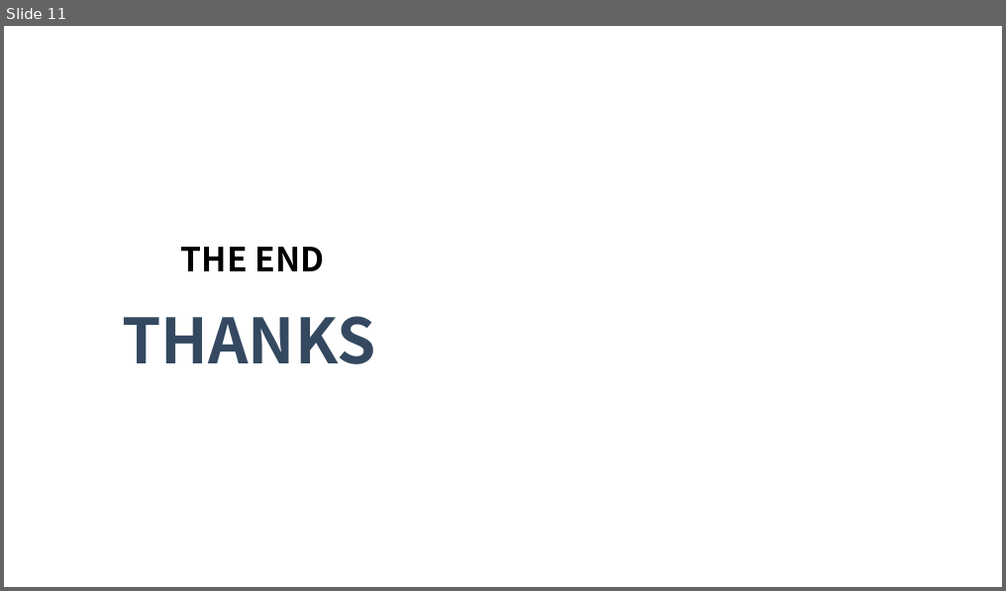
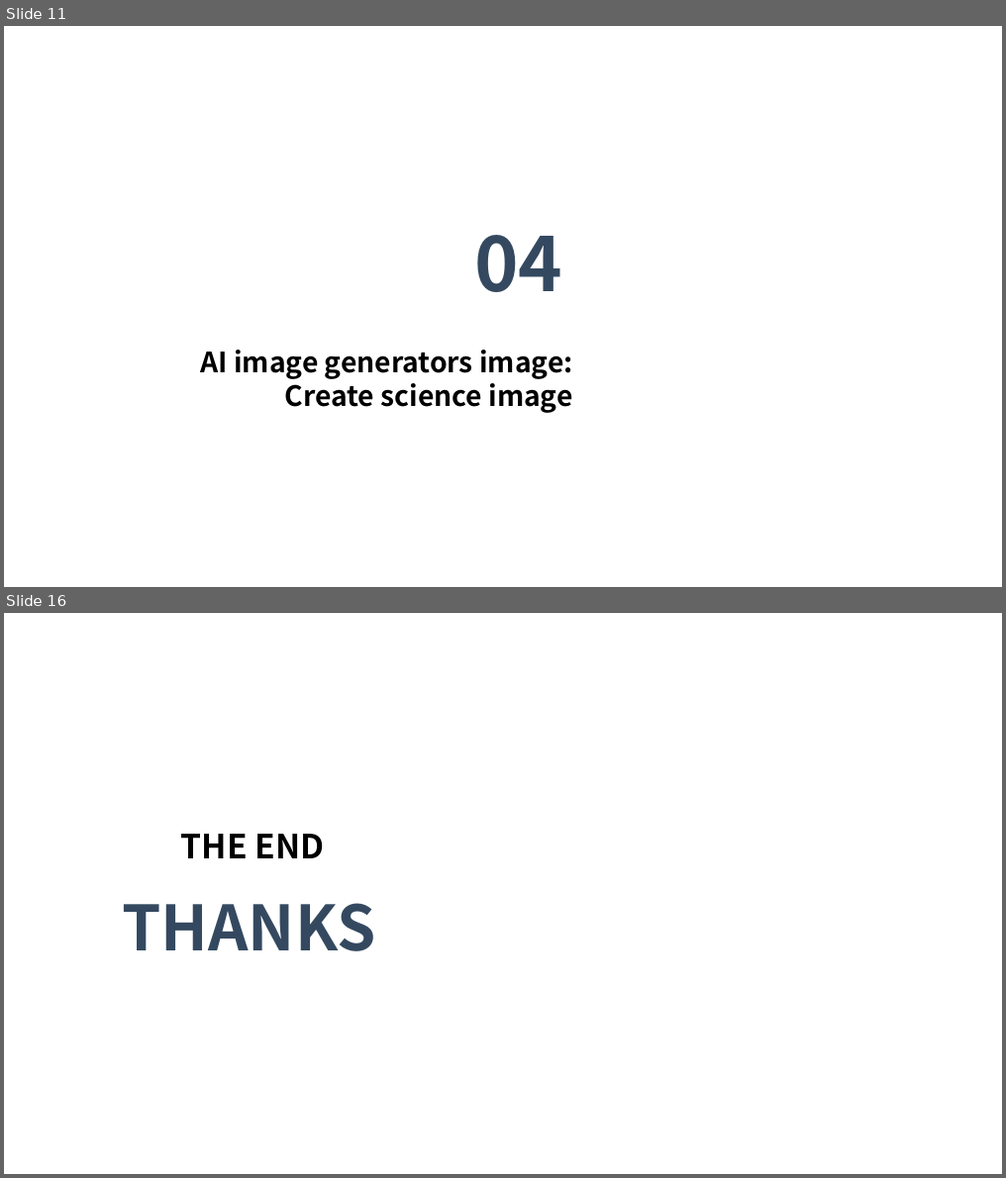
Before and after one commit to martian-yan/aigc_in_chemistry, a slide deck: What can AIGC tools do in a Chemistry Lab.pptx. Shown one above the other, each under a label of ours: slide 11 before the commit, slides 11 and 16 after it; the slides between them are not shown. The pictures are 1006x591 and 1006x1178 pixels, drawn with LibreOffice and Linux fonts; fonts in the diff are those of the drawing; background and template pictures are left out. Boxes give left, top, right and bottom in pixels: in the first picture for what was removed or moved away, otherwise in the second. Text is boxed around its words. In the diff, an @@ line names an element or a change of style, - is before the commit and + after.

```diff
--- a/What can AIGC tools do in a Chemistry Lab.pptx
+++ b/What can AIGC tools do in a Chemistry Lab.pptx
@@ slide 11 added at [4,26,1002,587], background picture (left out) @@
@@ text added at [474,235,562,292], 54 pt, text #344960, bold @@
+04
@@ text added at [201,350,572,413], 20.2 pt, text #000000, bold @@
+AI image generators image: Create science image
@@ what was slide 11 is now slide 16 @@
```
Also in this commit, not shown: 4 slides changed, 5 other slides added, 1 slide removed, 3 other files.
